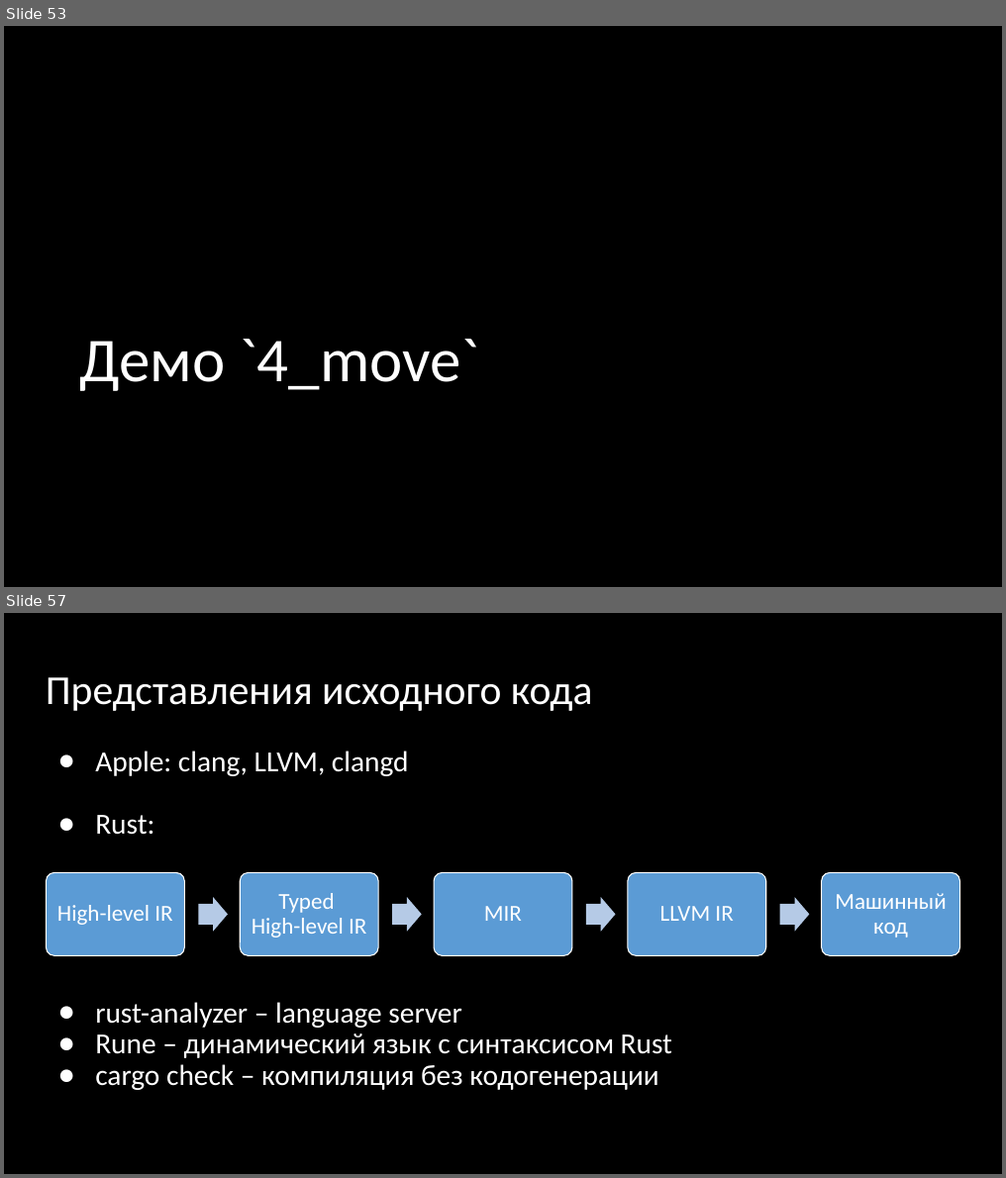
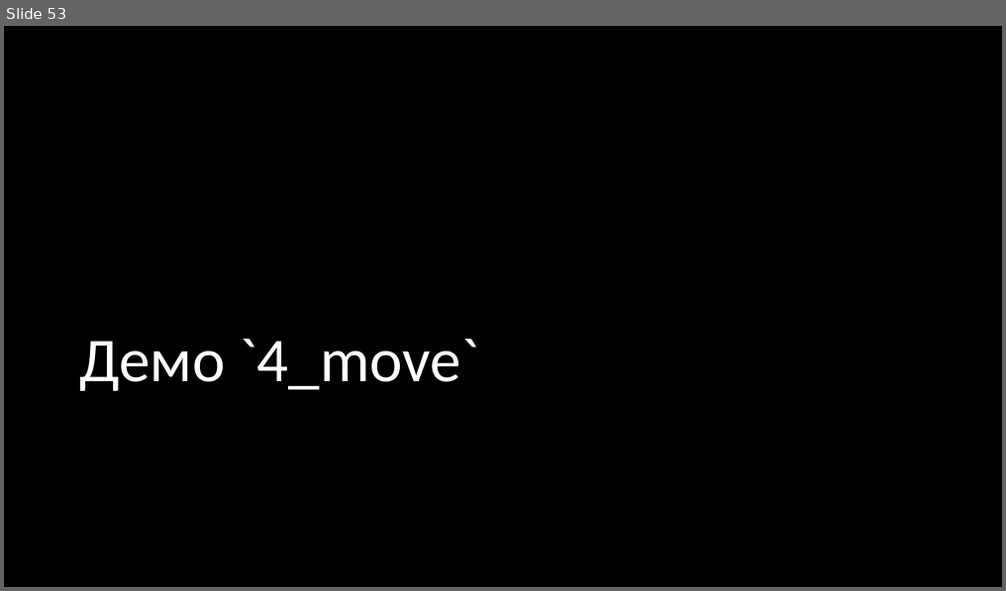
Before and after one commit to Gordon01/learn-rust, a slide deck: keynotes/Rust 2024.pptx. Shown one above the other, each under a label of ours: slides 53 and 57 before the commit, slide 53 after it; the slides between them are not shown. The pictures are 1006x1178 and 1006x591 pixels, drawn with LibreOffice and Linux fonts; fonts in the diff are those of the drawing. Boxes give left, top, right and bottom in pixels: in the first picture for what was removed or moved away, otherwise in the second. Text is boxed around its words. In the diff, an @@ line names an element or a change of style, - is before the commit and + after.

```diff
--- a/keynotes/Rust 2024.pptx
+++ b/keynotes/Rust 2024.pptx
@@ slide 57 removed at (x1=4, y1=613, x2=1002, y2=1174), background #000000 @@
@@ title removed at (x1=46, y1=677, x2=593, y2=711) @@
-Представления исходного кода
@@ text removed at (x1=95, y1=751, x2=672, y2=1090) @@
-● Apple: clang, LLVM, clangd
-● Rust:
-● rust-analyzer – language server
-● Rune – динамический язык с синтаксисом Rust
-● cargo check – компиляция без кодогенерации
@@ group removed at (x1=46, y1=872, x2=960, y2=956): 5 rounded rectangles, 5 texts, 4 right arrows @@
-High-level IR
-Typed
-High-level IR
-MIR
-LLVM IR
-Машинный код
```
Also in this commit, not shown: 6 slides changed, 9 slides added.
